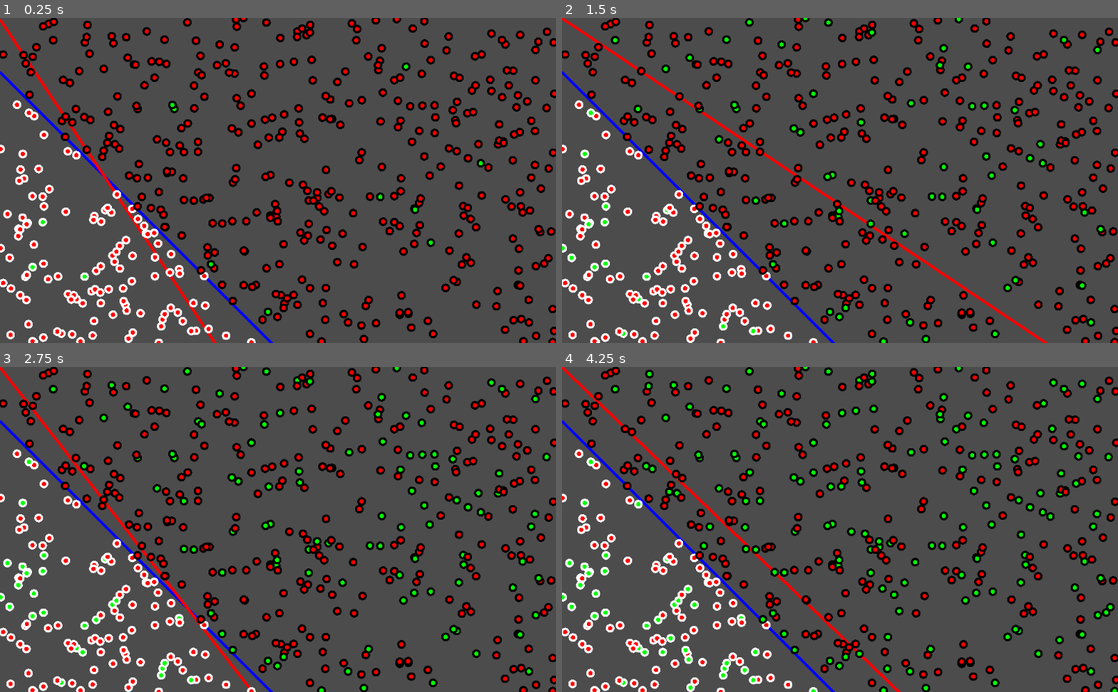
Above: before the commit, frames 1-4 (two rows, left to right).
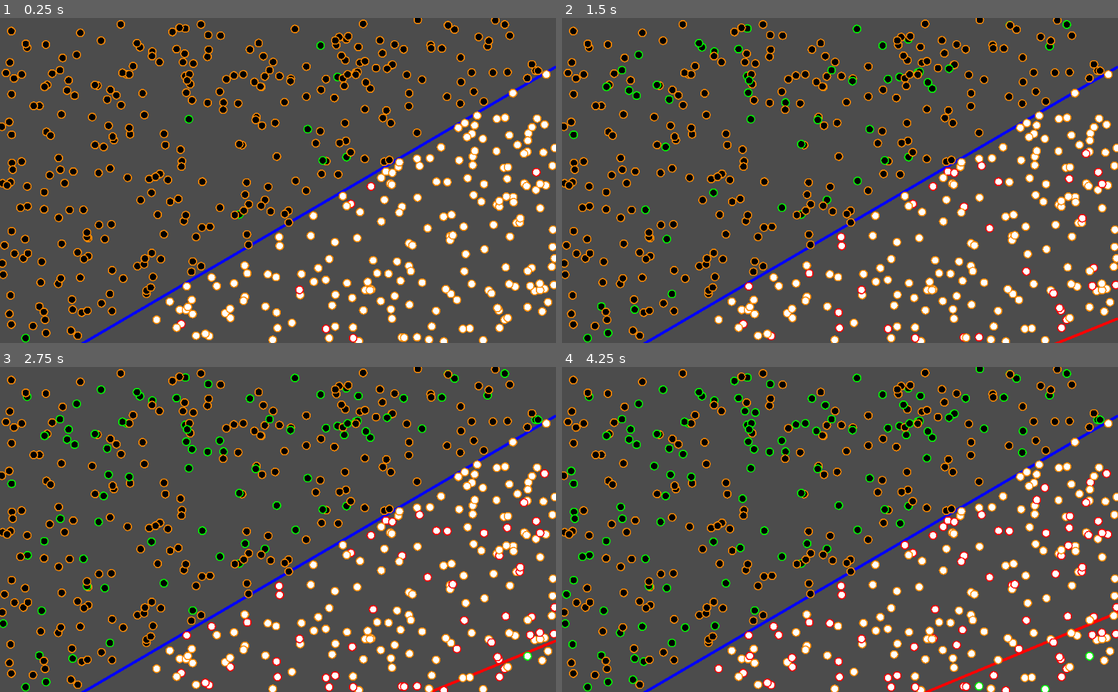
Above: after the commit, the same moments.

Repository: Greaby/godot-perceptron
Game: Godot game, scene res://Main.tscn
Two runs of this game, one before a commit and one after it. Both use one fixed random seed, a clock stepped at 60 frames per second and the inputs below.
Inputs:
- Up to frame 1 (0.25 s): no input
- Up to frame 2 (1.5 s): no input
- Up to frame 3 (2.75 s): no input
- Up to frame 4 (4.25 s): no input

The runs differ from the first frame. In frame 1, 31% of the frame differs, in the area x 0-100%, y 0-100%; in frame 2, 31%; in frame 3, 31%; in frame 4, 31%.

Commit message:
fix perceptron training

Diff:
--- a/Main.gd
+++ b/Main.gd
@@ -1,38 +1,74 @@
 extends Node2D
 
-const BIAS = 1
-var perceptron
+export (PackedScene) var point_scene
 
-var points = []
+const POINT_NUMBER = 500
+const BIAS = 1.0
 
 onready var screen_size = get_viewport().get_visible_rect().size
 
-func _ready():
+var perceptron: Perceptron
+
+
+func _ready() -> void:
 	randomize()
-	var pointScene = preload("res://Point.tscn")
-	# 3 weights : x, y, bias
+
+	# three weights: x, y, bias
 	perceptron = Perceptron.new(3, 0.001)
 
-	for i in range(500):
-		var point = pointScene.instance()
-		point.position = Vector2(rand_range(0, screen_size.x), rand_range(0, screen_size.y))
-		point.type = 1 if point.position.y >= line(point.position.x) else -1
-		add_child(point)
+	for i in range(POINT_NUMBER):
+		create_point()
 
 
-func line(x):
-	return x + 100
+func create_point() -> void:
+	var point = point_scene.instance()
+	point.position = Vector2(
+		rand_range(0, screen_size.x),
+		rand_range(0, screen_size.y)
+	)
 
-func guessY(x):
-	return (- perceptron.weights[0]*x - perceptron.weights[2]) / perceptron.weights[1]
+	var coordinates = coordinates_to_cartesian(point.position)
+	point.value = 1 if coordinates.y >= line(coordinates.x) else -1
 
-func _process(delta):
+	$points.add_child(point)
 
-	var point = get_children()[randi() % get_child_count()]
-	point.error = perceptron.train([point.position.x, point.position.y, BIAS], point.type)
+
+func coordinates_to_cartesian(coordinates: Vector2) -> Vector2:
+	var cartesian = Vector2()
+	cartesian.x = range_lerp(coordinates.x, 0, screen_size.x, -1, 1)
+	cartesian.y = range_lerp(coordinates.y, 0, screen_size.y, -1, 1)
+	return cartesian
+
+
+func cartesian_to_coordinates(cartesian: Vector2) -> Vector2:
+	var coordinates = Vector2()
+	coordinates.x = range_lerp(cartesian.x, -1, 1, 0, screen_size.x)
+	coordinates.y = range_lerp(cartesian.y, -1, 1, 0, screen_size.y)
+	return coordinates
+
+
+func line(x: float) -> float:
+	return  -x + 0.3
+
+
+func guess_y(x: float) -> float:
+	return -(perceptron.weights[2] / perceptron.weights[1]) - (perceptron.weights[0] / perceptron.weights[1]) * x
+
+
+func _process(delta: float) -> void:
+	var points = $points.get_children()
+	var point = points[randi() % points.size()]
+	var coordinates = coordinates_to_cartesian(point.position)
+	point.error = perceptron.train([coordinates.x, coordinates.y, BIAS], point.value)
 
 	update()
 
-func _draw():
-	draw_line(Vector2(0, line(0)), Vector2(screen_size.x, line(screen_size.x)), Color(0, 0, 255), 5)
-	draw_line(Vector2(0, guessY(0)), Vector2(screen_size.x, guessY(screen_size.x)), Color(255, 0, 0), 5)
+
+func _draw() -> void:
+	var line_start = cartesian_to_coordinates(Vector2(-1, line(-1)))
+	var line_end = cartesian_to_coordinates(Vector2(1, line(1)))
+	draw_line(line_start, line_end, Color(0, 0, 255), 5)
+
+	var guess_start = cartesian_to_coordinates(Vector2(-1, guess_y(-1)))
+	var guess_end = cartesian_to_coordinates(Vector2(1, guess_y(1)))
+	draw_line(guess_start, guess_end, Color(255, 0, 0), 5)
--- a/Main.tscn
+++ b/Main.tscn
@@ -1,6 +1,10 @@
-[gd_scene load_steps=2 format=2]
+[gd_scene load_steps=3 format=2]
 
-[ext_resource path="res://Main.gd" type="Script" id=1]
+[ext_resource path="res://main.gd" type="Script" id=1]
+[ext_resource path="res://point.tscn" type="PackedScene" id=2]
 
 [node name="Main" type="Node2D"]
 script = ExtResource( 1 )
+point_scene = ExtResource( 2 )
+
+[node name="points" type="Node2D" parent="."]
--- a/Point.gd
+++ b/Point.gd
@@ -1,18 +1,22 @@
 extends Node2D
 
-var type = 0
-var error = 2
+var value: int = 1
+var error: int = 3
 
-func _process(delta):
+func _process(delta: float) -> void:
 	update()
 
-func _draw():
-	if(type == 1):
-		draw_circle(Vector2(), 8, Color(255, 255, 255))
+
+func _draw() -> void:
+	if error == 3:
+		draw_circle(Vector2(), 8, Color.darkorange)
+	elif error == 0:
+		draw_circle(Vector2(), 8, Color.green)
 	else:
-		draw_circle(Vector2(), 8, Color(0, 0, 0))
+		draw_circle(Vector2(), 8, Color.red)
 
-	if(error == 0):
-		draw_circle(Vector2(), 4, Color(0, 255, 0))
+
+	if value == 1:
+		draw_circle(Vector2(), 6, Color.white)
 	else:
-		draw_circle(Vector2(), 4, Color(255, 0, 0))
+		draw_circle(Vector2(), 6, Color.black)
--- a/Point.tscn
+++ b/Point.tscn
@@ -1,6 +1,6 @@
 [gd_scene load_steps=2 format=2]
 
-[ext_resource path="res://Point.gd" type="Script" id=1]
+[ext_resource path="res://point.gd" type="Script" id=1]
 
 [node name="Point" type="Node2D"]
 script = ExtResource( 1 )
--- a/perceptron.gd
+++ b/perceptron.gd
@@ -1,28 +1,30 @@
 extends Node
 class_name Perceptron
 
-var learning_rate
-var weights = []
+var learning_rate: float
+var weights: Array = []
 
-func _init(n: int, learning_rate_: float):
-	learning_rate = learning_rate_
+func _init(n: int, _learning_rate: float) -> void:
 	randomize()
+	learning_rate = _learning_rate
 	for i in range(n):
 		# random weights between -1 and 1
 		weights.push_back(rand_range(-1, 1))
 
-func compute(inputs : Array):
-	var sum = 0
+
+func compute(inputs: Array) -> bool:
+	var sum: float = 0.0
 	for i in range(weights.size()):
 		sum += inputs[i] * weights[i]
 
-	return 1 if sum > 0 else -1
+	return sum > 0
 
-func train(inputs: Array, target: int):
-	var guess = compute(inputs)
-	var error = target - guess
 
-	for i in range(weights.size()):
-		weights[i] += error * inputs[i] * learning_rate
+func train(inputs: Array, target: int) -> int:
+	var guess: int = 1 if compute(inputs) else -1
+	var error: int = target - guess
+	if error != 0:
+		for i in range(weights.size()):
+			weights[i] += error * inputs[i] * learning_rate
 
 	return error
--- a/project.godot
+++ b/project.godot
@@ -21,7 +21,7 @@
 [application]
 
 config/name="perceptron"
-run/main_scene="res://Main.tscn"
+run/main_scene="res://main.tscn"
 config/icon="res://icon.png"
 
 [rendering]
